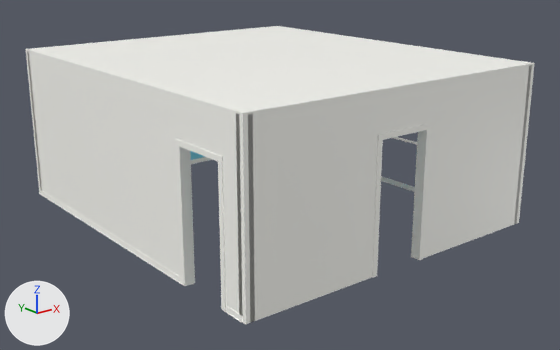
An edit to the FBX model 494/ExternalFiles/Models/bedroom.FBX, drawn before and after from the same camera.
Both versions are drawn from a camera (50 mm lens) standing at (-7.27, -9.44, 4.27) and looking at (0.04, -0.3, 0.61). The lights are fixed; the arrows at lower left show +X, +Y and +Z. Where no turn or scale is listed for an object, it has been applied to the vertices. Vertices at the same position are counted once.

Objects in the first picture: 'baseboard east hall', 'ceiling', 'door frame closet', 'door frame hallway', 'walls'.
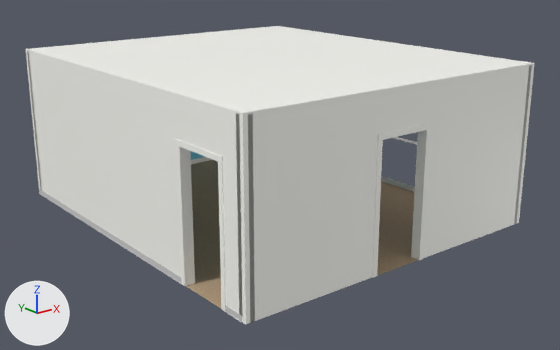
Commit message: added carpet to Bedroom Level scene

Changed parts and their boxes [x1, y1, x2, y2] in the pictures (560 x 350 px):
'carpet', added (brown): after [186, 160, 418, 309]
part 1 of me_mesh_007, recoloured: [224, 306, 242, 323] in both
part 2 of me_mesh_007, recoloured (white to grey): [39, 189, 173, 278] in both
part 3 of me_mesh_007, recoloured (white to grey): [44, 192, 182, 284] in both

Edits to the bpy script that builds the scene:
```text
Add img_carpet_png:
    img_carpet_png = load_image('carpet.png', '_unpacked/carpet.png', 128, 128, 'sRGB')
Add mat_material__62:
    mat_material__62 = principled_material('Material #62')
    mat_material__62.base_color = (0.588, 0.588, 0.588)  # light grey #cacaca
    mat_material__62.roughness = 0.859
Add mat_material__63:
    mat_material__63 = principled_material('Material #63')
    mat_material__63.base_color = (0.588, 0.588, 0.588)  # light grey #cacaca
    mat_material__63.roughness = 0.859
Add mat_carpet:
    mat_carpet = principled_material('carpet')
    mat_carpet.texture = img_carpet_png  # with its transparency
    mat_carpet.roughness = 0.859
Change me_mesh_007:
    where me_mesh_007.from_pydata(...)  # 108 vertices, 208 faces; spans x -2.62..-2.6, y -2.92..2.98, z 0.0..0.08
    used by ob_baseboard_east_hall; location = (0.0, 0.0, 0.0)
    me_mesh_007 part 1: all 79 faces centred in x -2.62..-2.6, y -2.79..-2.51, z 0.0..0.08 switch from mat_white_wall_paint_001 (white #fffff9) to mat_material__62 (light grey #cacaca)
    me_mesh_007 part 2: all 52 faces centred in x -2.62..-2.6, y 1.42..2.98, z 0.0..0.08 switch from mat_white_wall_paint_001 (white #fffff9) to mat_material__62 (light grey #cacaca)
    me_mesh_007 part 3: all 27 faces centred in x -2.62..-2.6, y -0.14, z 0.0..0.08 switch from mat_white_wall_paint_001 (white #fffff9) to mat_material__62 (light grey #cacaca)
    add me_mesh_007.materials.append(mat_material__63)  # light grey #cacaca
Add me_mesh_008_1:
    me_mesh_008_1.from_pydata(...)  # 4 vertices, 1 face; spans x -2.6..2.6, y -2.98..2.98, z 0.0
    me_mesh_008_1.materials.append(mat_carpet)  # picture img_carpet_png
Add ob_carpet:
    ob_carpet = bpy.data.objects.new('carpet', me_mesh_008_1)
    ob_carpet.location = (0.0, 0.0, 0.0)
```
